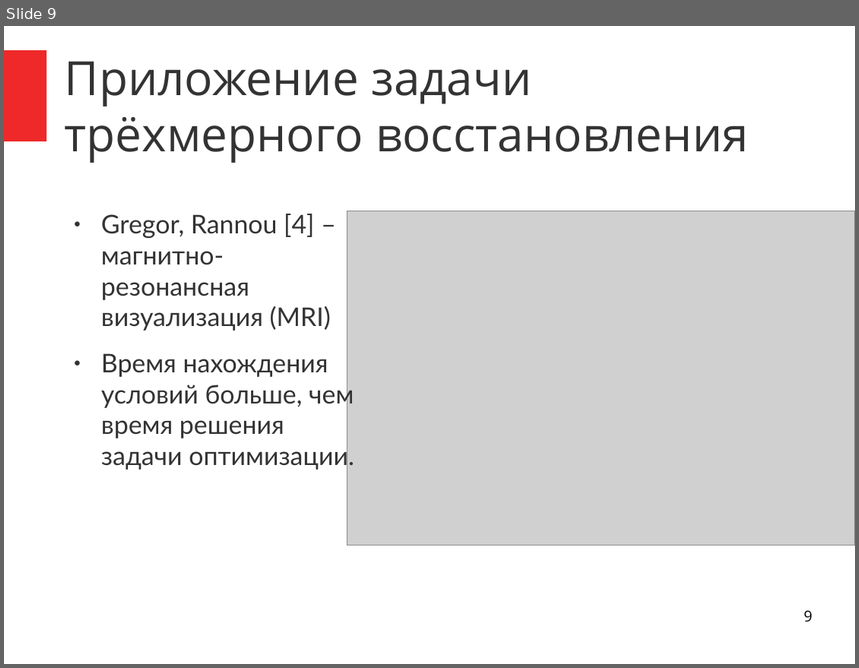
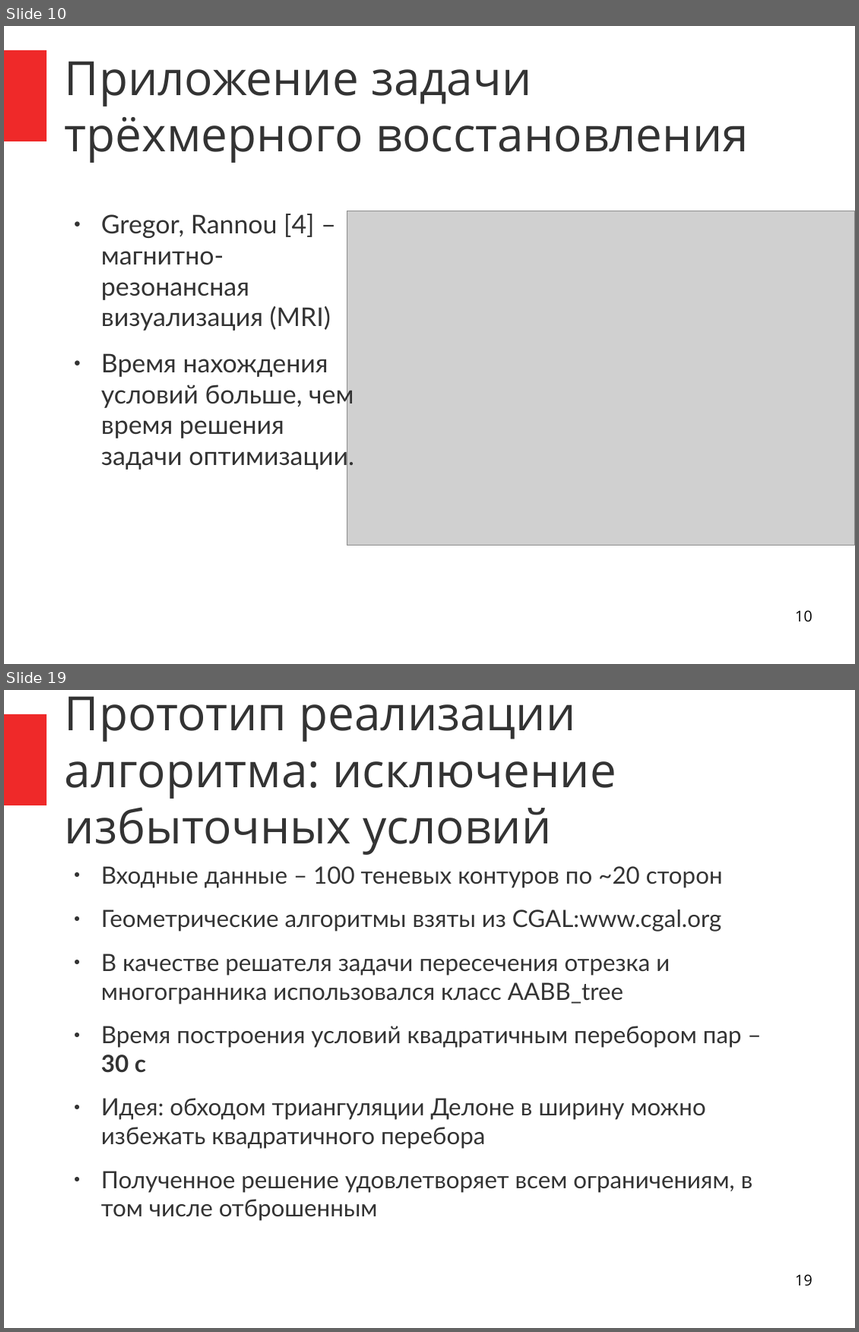
Before and after one commit to ilya-palachev/polyhedra-correction-library, a slide deck: Documentation/i.palachev/Thesis/Presentation-Feb2015/presentation-feb2015.odp. Shown one above the other, each under a label of ours: slide 9 before the commit, slides 10 and 19 after it; the slides between them are not shown. The pictures are 859x668 and 859x1332 pixels, drawn with LibreOffice and Linux fonts; fonts in the diff are those of the drawing; grey boxes stand for pictures. Boxes give left, top, right and bottom in pixels: in the first picture for what was removed or moved away, otherwise in the second. Text is boxed around its words. In the diff, an @@ line names an element or a change of style, - is before the commit and + after.

```diff
--- a/Documentation/i.palachev/Thesis/Presentation-Feb2015/presentation-feb2015.odp
+++ b/Documentation/i.palachev/Thesis/Presentation-Feb2015/presentation-feb2015.odp
@@ slide 19 added at (x1=4, y1=690, x2=855, y2=1328), background #FFFFFF; not listed: 1 template element that a slide beside it also shows @@
@@ title added at (x1=65, y1=696, x2=617, y2=855), 44 pt, text #333333 @@
+Прототип реализации алгоритма: исключение избыточных условий
@@ text added at (x1=101, y1=866, x2=753, y2=1221), 22.2 pt, text #333333 @@
+● Входные данные – 100 теневых контуров по ~20 сторон
+● Геометрические алгоритмы взяты из CGAL:www.cgal.org
+● В качестве решателя задачи пересечения отрезка и многогранника использовался класс AABB_tree
+● Время построения условий квадратичным перебором пар – 30 с
+● Идея: обходом триангуляции Делоне в ширину можно избежать квадратичного перебора
+● Полученное решение удовлетворяет всем ограничениям, в том числе отброшенным
@@ page number added at (x1=795, y1=1274, x2=813, y2=1287), 14 pt, text #000000 @@
+19
@@ what was slide 9 is now slide 10 @@
@@ page number at (x1=795, y1=610, x2=813, y2=623): text changed @@
-9
+10
```
Also in this commit, not shown: 8 slides changed, 9 other slides added, 1 slide removed.
